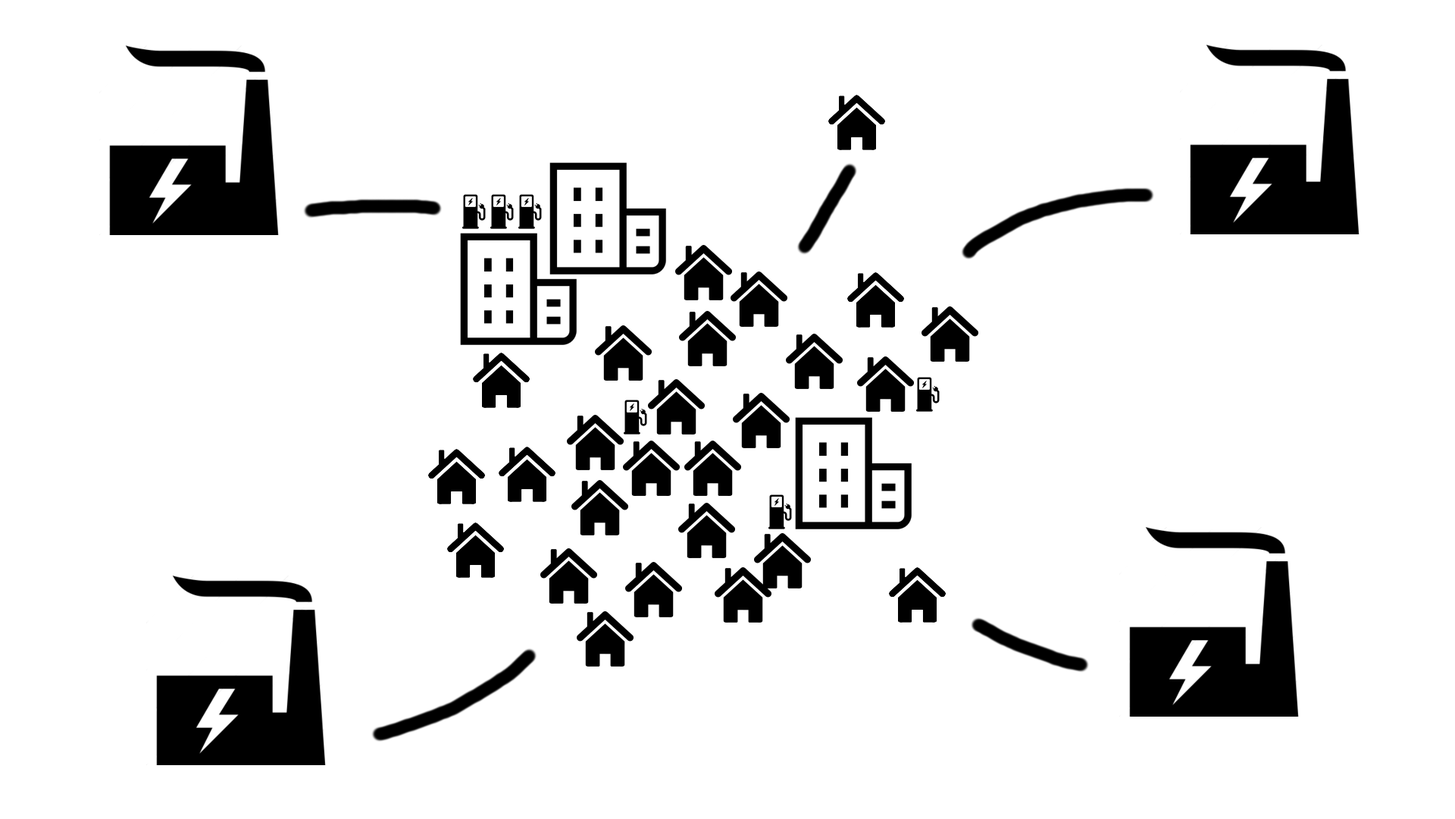
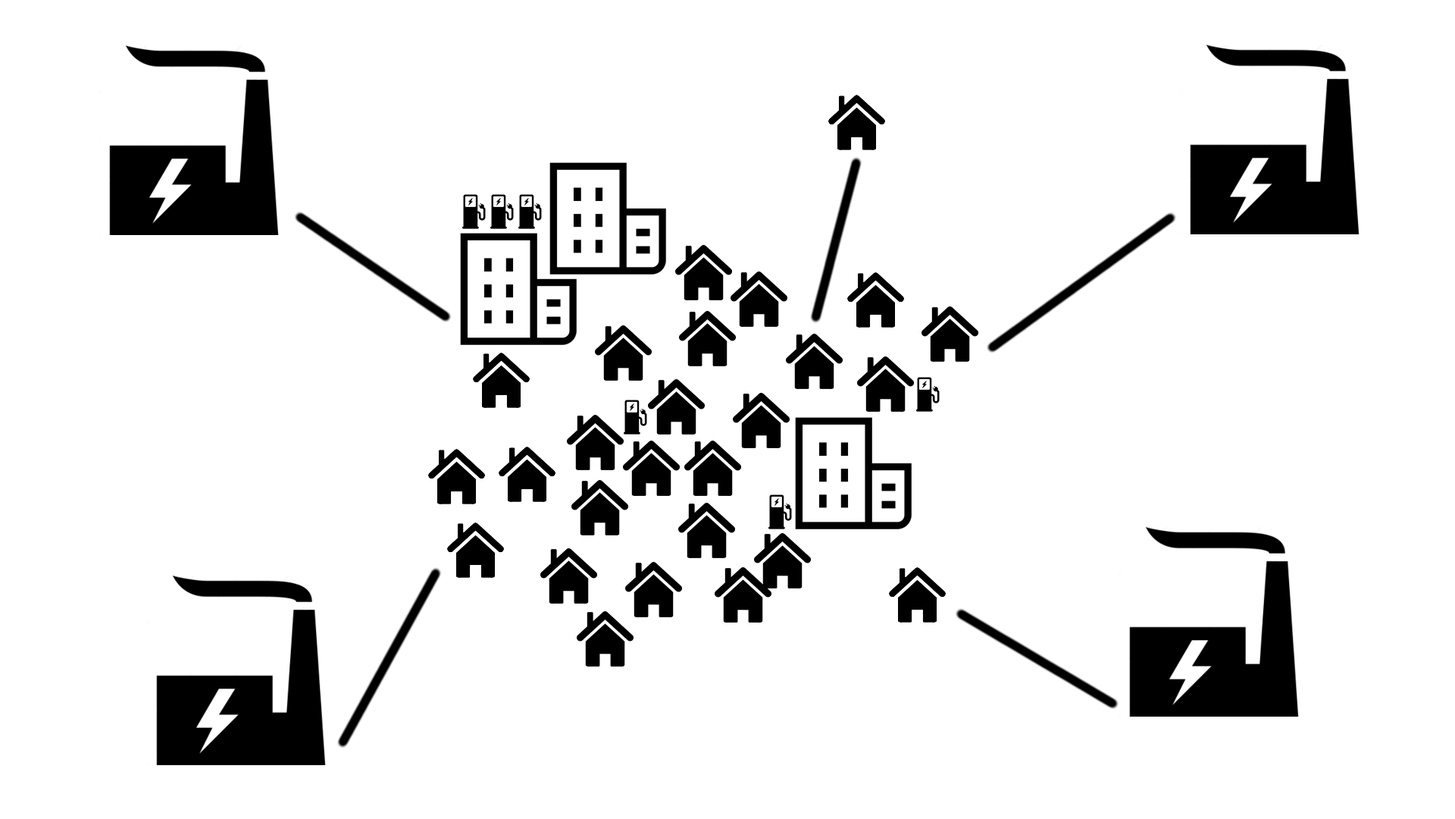
Two versions of the same layered image (1455x819). Layer-by-layer changes:
removed layer "cable" over [302, 162, 1156, 743]
painted on "Hintergrund" over [294, 156, 1178, 749]
